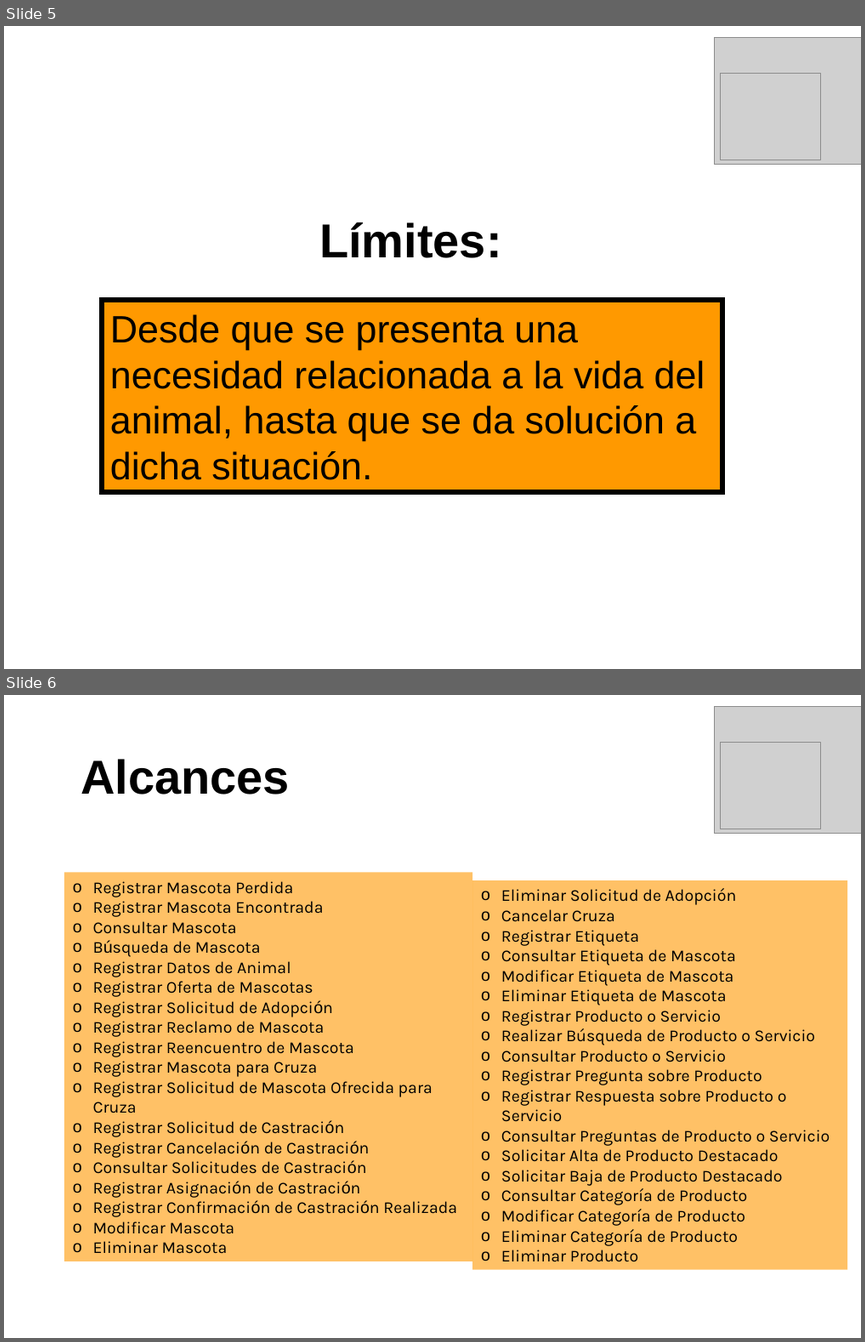
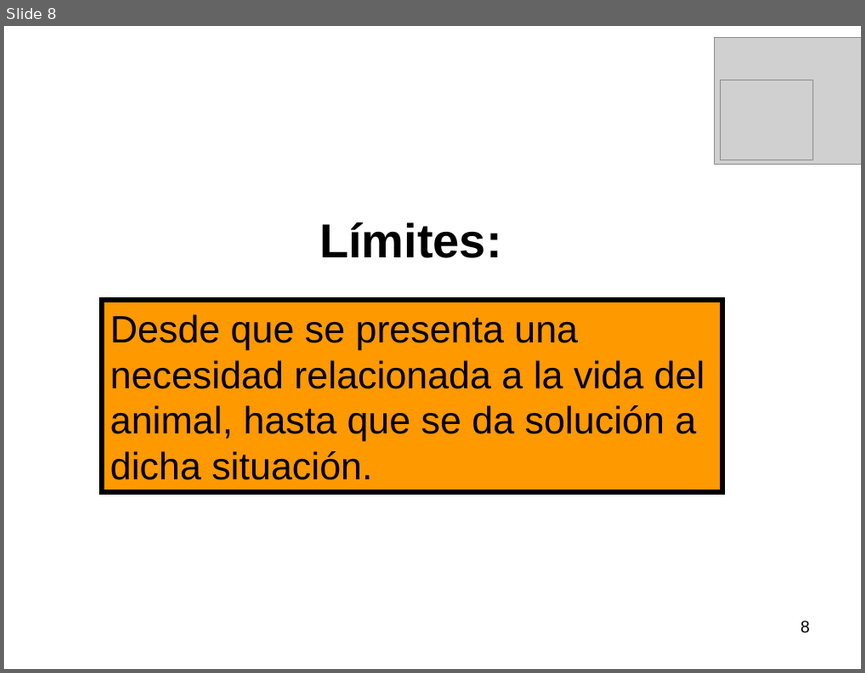
Before and after one commit to mauricioprado00/salud-mascotas, a slide deck: Producto/04-It_I/Presentación Primera Iteración.pps. Shown one above the other, each under a label of ours: slides 5 and 6 before the commit, slide 8 after it. The pictures are 865x1342 and 865x673 pixels, drawn with LibreOffice and Linux fonts; fonts in the diff are those of the drawing; grey boxes stand for pictures; background and template pictures are left out. Boxes give left, top, right and bottom in pixels: in the first picture for what was removed or moved away, otherwise in the second. Text is boxed around its words. In the diff, an @@ line names an element or a change of style, - is before the commit and + after.

```diff
--- a/Producto/04-It_I/Presentación Primera Iteración.pps
+++ b/Producto/04-It_I/Presentación Primera Iteración.pps
@@ slide 6 removed at [4, 695, 861, 1338], background picture (left out) @@
@@ picture removed at [715, 706, 861, 833] @@
@@ picture removed at [721, 742, 821, 828] @@
@@ text removed at [80, 759, 290, 794] @@
-Alcances
@@ rectangle removed at [64, 873, 472, 1261] @@
-o Registrar Mascota Perdida
-o Registrar Mascota Encontrada
-o Consultar Mascota
-o Búsqueda de Mascota
-o Registrar Datos de Animal
-o Registrar Oferta de Mascotas
-o Registrar Solicitud de Adopción
-o Registrar Reclamo de Mascota
-o Registrar Reencuentro de Mascota
-o Registrar Mascota para Cruza
-o Registrar Solicitud de Mascota Ofrecida para Cruza
-o Registrar Solicitud de Castración
-o Registrar Cancelación de Castración
-o Consultar Solicitudes de Castración
-o Registrar Asignación de Castración
-o Registrar Confirmación de Castración Realizada
-o Modificar Mascota
-o Eliminar Mascota
@@ rectangle removed at [472, 880, 847, 1269] @@
-o Eliminar Solicitud de Adopción
-o Cancelar Cruza
-o Registrar Etiqueta
-o Consultar Etiqueta de Mascota
-o Modificar Etiqueta de Mascota
-o Eliminar Etiqueta de Mascota
-o Registrar Producto o Servicio
-o Realizar Búsqueda de Producto o Servicio
-o Consultar Producto o Servicio
-o Registrar Pregunta sobre Producto
-o Registrar Respuesta sobre Producto o Servicio
-o Consultar Preguntas de Producto o Servicio
-o Solicitar Alta de Producto Destacado
-o Solicitar Baja de Producto Destacado
-o Consultar Categoría de Producto
-o Modificar Categoría de Producto
-o Eliminar Categoría de Producto
-o Eliminar Producto
@@ what was slide 5 is now slide 8 @@
@@ slide 8 changed as well @@
@@ picture: place and size @@
-picture at [721, 73, 821, 159]
+picture at [721, 80, 813, 160]
@@ page number added at [800, 620, 810, 633], 14 pt, text #000000 @@
+8
```
Also in this commit, not shown: 5 other slides changed, 10 slides added, 4 other slides removed.
